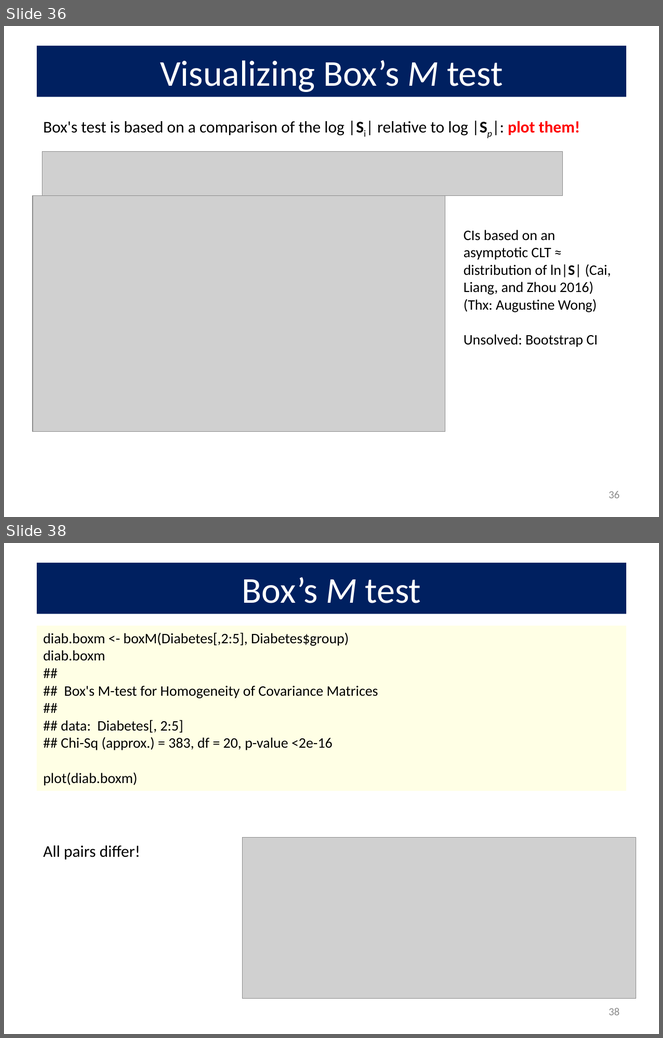
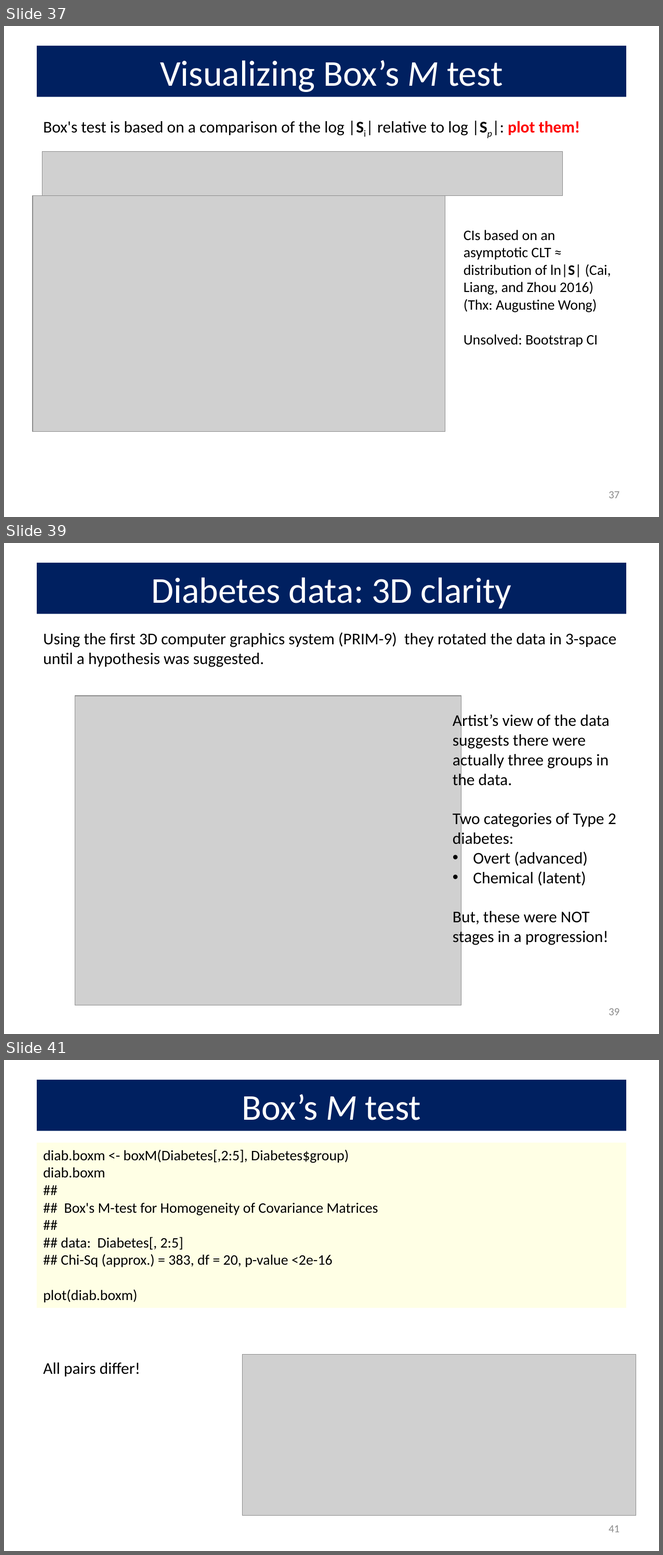
Before and after one commit to friendly/VisMLM-course, a slide deck: docs/lectures/lecture3.pptx. Shown one above the other, each under a label of ours: slides 36 and 38 before the commit, slides 37, 39 and 41 after it; the slides between them are not shown. The pictures are 663x1038 and 663x1555 pixels, drawn with LibreOffice and Linux fonts; fonts in the diff are those of the drawing; grey boxes stand for pictures. Boxes give left, top, right and bottom in pixels: in the first picture for what was removed or moved away, otherwise in the second. Text is boxed around its words. In the diff, an @@ line names an element or a change of style, - is before the commit and + after.

```diff
--- a/docs/lectures/lecture3.pptx
+++ b/docs/lectures/lecture3.pptx
@@ slide 39 added at (x1=4, y1=543, x2=659, y2=1034), background #FFFFFF @@
@@ title added at (x1=37, y1=563, x2=626, y2=614), fill #002060, 40 pt, text #FFFFFF @@
+Diabetes data: 3D clarity
@@ text added at (x1=43, y1=632, x2=617, y2=667), 18 pt, text #000000 @@
+Using the first 3D computer graphics system (PRIM-9) they rotated the data in 3-space until a hypothesis was suggested.
@@ picture added at (x1=75, y1=696, x2=461, y2=1005) @@
@@ text added at (x1=453, y1=713, x2=617, y2=947), 18 pt, text #000000 @@
+Artist’s view of the data suggests there were actually three groups in the data.
+Two categories of Type 2 diabetes:
+• Overt (advanced)
+• Chemical (latent)
+But, these were NOT stages in a progression!
@@ page number added at (x1=609, y1=1008, x2=620, y2=1016), 12 pt, text #8C8C8C @@
+39
@@ what was slide 36 is now slide 37 @@
@@ page number at (x1=609, y1=491, x2=620, y2=499): text changed @@
-36
+37
@@ what was slide 38 is now slide 41 @@
@@ page number at (x1=609, y1=1525, x2=620, y2=1533): text changed @@
-38
+41
```
Also in this commit, not shown: 9 slides changed, 2 other slides added, 35 other files.
